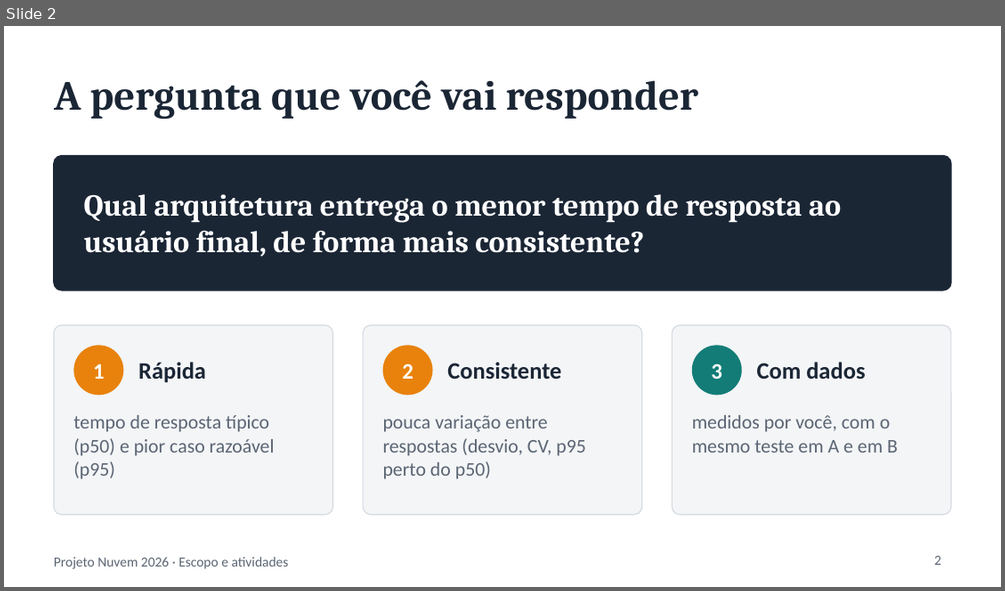
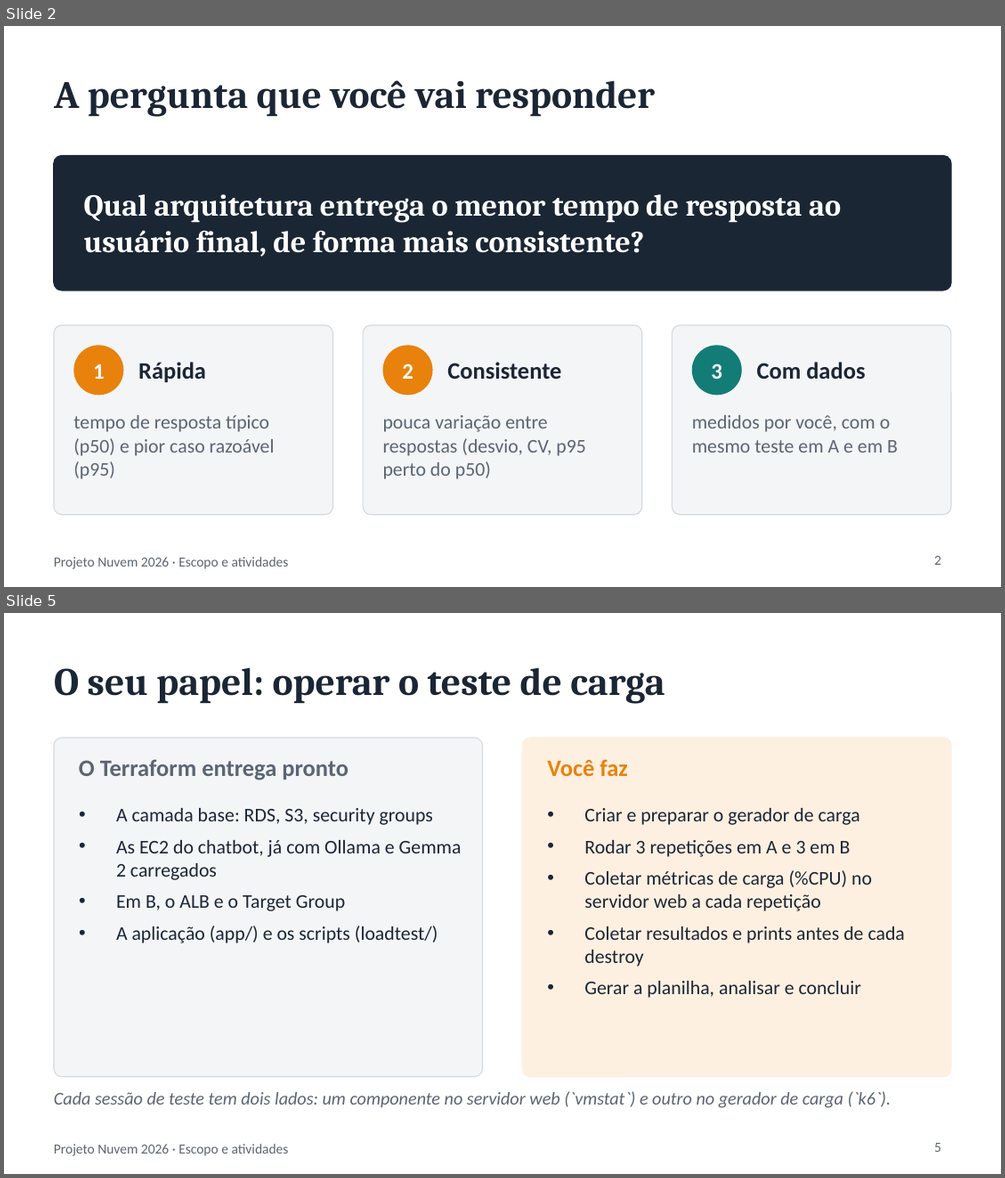
Before and after one commit to emadruga/projeto-aws-chatbot, a slide deck: docs/slides/ESCOPO_E_ATIVIDADES.pptx. Shown one above the other, each under a label of ours: slide 2 before the commit, slides 2 and 5 after it; the slides between them are not shown. The pictures are 1005x591 and 1005x1178 pixels, drawn with LibreOffice and Linux fonts; fonts in the diff are those of the drawing. Boxes give left, top, right and bottom in pixels: in the first picture for what was removed or moved away, otherwise in the second. Text is boxed around its words. In the diff, an @@ line names an element or a change of style, - is before the commit and + after.

```diff
--- a/docs/slides/ESCOPO_E_ATIVIDADES.pptx
+++ b/docs/slides/ESCOPO_E_ATIVIDADES.pptx
@@ slide 5 added at (4, 613, 1001, 1174), background #FFFFFF; not listed: 1 template element that a slide beside it also shows @@
@@ title added at (54, 667, 664, 704), 28 pt, text #1B2635, bold @@
+O seu papel: operar o teste de carga
@@ rounded rectangle added at (54, 738, 483, 1077), fill #F3F5F7, outline #D5DAE0 0.75 pt @@
@@ rounded rectangle added at (522, 738, 951, 1077), fill #FDF0E1, outline #FDF0E1 1 pt @@
@@ text added at (79, 759, 348, 780), 17 pt, text #5B6573, bold @@
+O Terraform entrega pronto
@@ text added at (547, 759, 628, 776), 17 pt, text #E8820C, bold @@
+Você faz
@@ text added at (116, 808, 461, 943), 14 pt, text #1B2635 @@
+• A camada base: RDS, S3, security groups
+• As EC2 do chatbot, já com Ollama e Gemma 2 carregados
+• Em B, o ALB e o Target Group
+• A aplicação (app/) e os scripts (loadtest/)
@@ text added at (584, 808, 905, 997), 14 pt, text #1B2635 @@
+• Criar e preparar o gerador de carga
+• Rodar 3 repetições em A e 3 em B
+• Coletar métricas de carga (%CPU) no servidor web a cada repetição
+• Coletar resultados e prints antes de cada destroy
+• Gerar a planilha, analisar e concluir
@@ text added at (54, 1091, 890, 1108), 13 pt, text #5B6573, italic @@
+Cada sessão de teste tem dois lados: um componente no servidor web (`vmstat`) e outro no gerador de carga (`k6`).
@@ page number added at (934, 1143, 941, 1151), 10 pt, text #5B6573 @@
+5
@@ slide 2 changed as well @@
@@ title "A pergunta que você vai ..." at (54, 80, 655, 117): size 30 to 28 pt @@
```
Also in this commit, not shown: 10 other slides changed, 12 other slides added, 8 slides removed, 5 other files.
